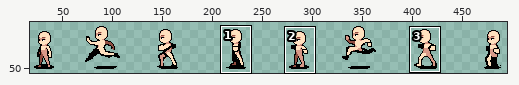
Two versions of one sprite sheet, public/assets/Characters/Human/Inworld/Move/West/sheet.png. Above, an overview of the earlier version with the close-up marked.
Close-up. Old version:
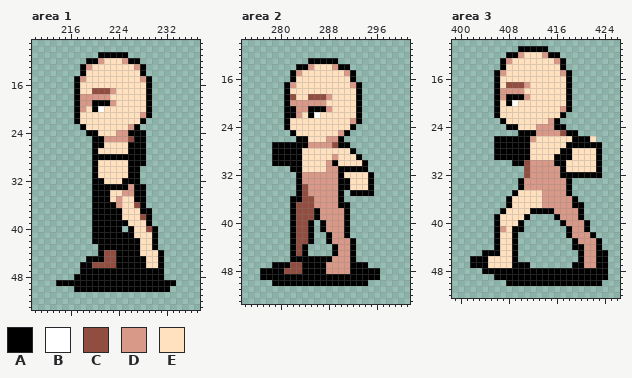
The file is 512x64 pixels. Shown: area 1: x 210..237, y 9..53; area 2: x 274..301, y 10..53; area 3: x 399..426, y 10..52. The wide view leaves out empty margins. The commit also changed other parts of the picture, which this record leaves out.
Palette (. is transparent): A #000000  B #ffffff  C #914d40  D #d89988  E #ffe1bf
Pixels before, area 1, first column x 214:
11 .......AAAAA........
12 .....AADEEEDAA......
13 ....ADEEEEEEEDA.....
14 ....AEEEEEEEEEA.....
15 ...ADEEEEEEEEEDA....
16 ...AEEEEEEEEEEEA....
17 ...AEECCCDEEEEEA....
18 ...ADDDDDEEEEEEA....
19 ...ADDAAADEEEEEA....
20 ...ADEABEEEEEEEA....
21 ...AEEEEEEEEEEDA....
22 ...AEEEEEEEEEEA.....
23 ....AEEEEEEEDA......
24 .....AAEEEDDAAA.....
25 ......AADDDDCAA.....
26 ......AAEEEEAAA.....
27 ......AEEEEEAAA.....
28 ......AAAAAAAAA.....
29 ......AEEEEEAAA.....
30 ......AEEEEEAA......
31 ......AEEEEEAA......
32 ......AAEEEAAA......
33 ......AAAAAADAA.....
34 ......AAAEEDDAA.....
35 ......AAAEDEEAA.....
36 ......AAAADEECA.....
37 ......AAAAAEEEAA....
38 ......AAAAAEEECA....
39 ......AAAAAAEEEA....
40 ......AAAAA.AEECA...
41 ......AAAAAAAEEEA...
42 ......AAAAAAAAEEA...
43 .......AAAAAAAEEA...
44 .......ACCAAAAEEEA..
45 .....AAACCAAAAAEEA..
46 ....AACCCCAAAAAEEA..
47 ....AAAAAAAAAAAAAA..
48 ...AAAAAAAAAAAAAAA..
49 AAAAAAAAAAAAAAAAAAAA
50 ...AAAAAAAAAAAAAAAA.
Pixels before, area 2, first column x 277:
13 ........AAAAA.......
14 ......AADEEEDAA.....
15 .....ADEEEEEEEDA....
16 .....AEEEEEEEEEA....
17 ....ADEEEEEEEEEDA...
18 ....AEEEEEEEEEEEA...
19 ....ACEECCCDEEEEA...
20 ....ADDDDDDEEEEEA...
21 ....AADDAAADEEEEA...
22 ....AADEABEEEEEEA...
23 ....AEEEEEEEEEEDA...
24 ....AEEEEEEEEEEA....
25 .....AEEEEEEEDA.....
26 ......AAEEEDDA......
27 ..AAAAAADDDDCAA.....
28 ..AAAAAEEEEEEEEA....
29 ..AAAAAEEEEEDEEEA...
30 ..AAAAAEEEEDAEEEEA..
31 .....AAEEEEDDAAAAA..
32 ......ADDDDDDAEEEEA.
33 ......ADDDDDDAAEEEA.
34 ......ACDDDDDAAEEEA.
35 ......ACDDDDDA.AAAA.
36 .....AACCDDDDA......
37 .....ACCCDDDDAA.....
38 .....ACCCADDDDA.....
39 .....ACCCADDDDA.....
40 .....ACCA.ADDDA.....
41 .....ACCA.ADDDA.....
42 .....ACCA..ADDA.....
43 .....ACCA..ADDDA....
44 .....ACA....ADDA....
45 .....ACA....ADDA....
46 .....AAAAAAADDDA....
47 ..AAACCAAAADDDDAAA..
48 AAAACCCAAAADDDDAAAAA
49 AAAAAAAAAAAAAAAAAAAA
50 ..AAAAAAAAAAAAAAAA..
Pixels before, area 3, first column x 402:
11 ........AAAAA..........
12 ......AADEEEDAA........
13 .....ADEEEEEEEDA.......
14 .....AEEEEEEEEEA.......
15 ....ADEEEEEEEEEDA......
16 ....AEEEEEEEEEEEA......
17 ....AECCCDEEEEEEA......
18 ....ADDDDEEEEEEEA......
19 ....ADAAADEEEEEEA......
20 ....AEABEEEEEEEEA......
21 ....AEEEEEEEEEEDA......
22 ....AEEEEEEEEEEA.......
23 .....AEEEEEEEDA........
24 ......AAEEEDDDAA.......
25 ........AAADDDDCAA.....
26 ....AAAAAADEEEEEEAAAE..
27 ....AAAAAAEEEEEEAAAAAA.
28 ....AAAAAAEEEEEAAEEEEA.
29 ....AAAAAAEEEEAAAEEEEA.
30 .......AACDDDDAAEEEEEA.
31 .........CDDDDDAEEEEEA.
32 .........CDDDDDAAAAAAA.
33 ........ADDDDDDDA......
34 ........ADDDDDDDA......
35 .......AEEEEDDDDA......
36 ......AEEEEEDDDDDA.....
37 ......AEEEEEDDDDDAA....
38 .....AEEEEAAAADDDDA....
39 ....AEEEEA....ADDDA....
40 ....AEEEA......ADDDA...
41 ....ADEAA.......ADDA...
42 ....AEEA........ADDDA..
43 ....AEEA.........ADDDA.
44 ....AEEA.........AADDA.
45 ..AAAEEA..........ADDAA
46 AAAEEEEA..........ADDAA
47 AAAEEEEAAA.......AADDAA
48 ..AAAAAAAAAAAAAAAAAAAAA
49 ....AAAAAAAAAAAAAAAAAAA
50 ......AAAAAAAAAAAAAAAA.
New version:
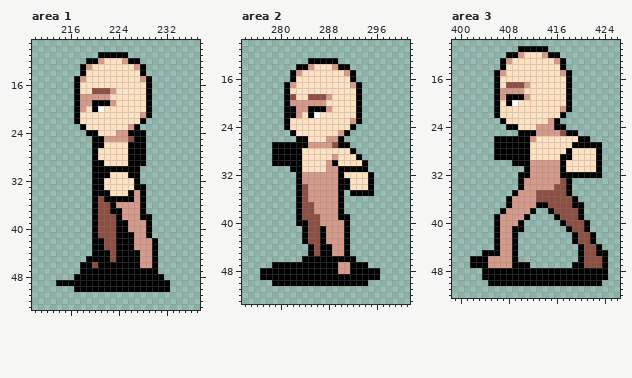
The exact change:
Area 1:
y 28: x 221..225 AAAAA -> EEEEE
y 29: x 221 E -> A
y 30: x 221..225 EEEEE -> AAAAA
y 31: x 221..222 EE -> AA
y 32: x 225..226 AA -> EE
y 33: x 222..226 AAAAD -> EEEEE
y 34: x 225..227 DDA -> EAD
y 35: x 221 A -> C; x 223..227 EDEEA -> AAAAD
y 36: x 221..222 AA -> CC; x 225..227 EEC -> DDD
y 37: x 221..222 AA -> CC; x 225..227 EEE -> DDD; x 229 A -> .
y 38: x 221..223 AAA -> CCC; x 225..228 EEEC -> DDDA
y 39: x 221..223 AAA -> CCC; x 226..228 EEE -> DDD
y 40: x 221..223 AAA -> CCC; x 225..230 .AEECA -> ADDDA.
y 41: x 221..223 AAA -> CCC; x 227..230 EEEA -> DDA.
y 42: x 222..223 AA -> CC; x 227..229 AEE -> DDD
y 43: x 220 . -> A; x 222..223 AA -> CC; x 227..229 AEE -> DDD
y 44: x 220 . -> A; x 222 C -> A; x 228..231 EEEA -> DDA.
y 45: x 222 C -> A; x 228..231 AEEA -> DDA.
y 46: x 221..223 CCC -> AAA; x 228..231 AEEA -> DDA.
y 47: x 231 A -> .
y 49: x 233 A -> .
Area 2:
y 36: x 282 A -> .; x 285 C -> D
y 37: x 282..283 AC -> .A; x 291 A -> .
y 38: x 282..283 AC -> .A; x 286 A -> D; x 290..291 DA -> A.
y 39: x 282..283 AC -> .A; x 286 A -> C; x 290 D -> A
y 40: x 282..287 ACCA.A -> .AACCD
y 41: x 282..286 ACCA. -> ..ACC
y 42: x 282..288 ACCA..A -> ..ACCAD
y 43: x 282..288 ACCA..A -> ..ACCAD; x 291..292 DA -> A.
y 44..45: x 282..289 ACA....A -> ...ACAAD; x 291..292 DA -> A.
y 46: x 282..283 AA -> ..; x 289..291 DDD -> AAA
y 47: x 282..283 CC -> AA; x 288..289 DD -> AA
y 48: x 281..283 CCC -> AAA; x 288..289 DD -> AA
Area 3:
y 26: x 419 A -> E; x 422 E -> .
y 27: x 418 A -> E
y 28: x 417 A -> E
y 29: x 416 A -> E
y 30: x 411 C -> A; x 416 A -> D
y 31: x 411 C -> A
y 32: x 410..411 .C -> AA
y 33: x 417 D -> C
y 34: x 416..417 DD -> CC
y 35: x 410..417 EEEEDDDD -> DDDCCCCC
y 36: x 409..418 EEEEEDDDDD -> DDDDCCCCCC
y 37: x 409..418 EEEEEDDDDD -> DDDDAACCCC
y 38: x 408..411 EEEE -> DDDD; x 413..414 AA -> ..; x 416..419 DDDD -> CCCC
y 39: x 407..410 EEEE -> DDDD; x 417..419 DDD -> CCC
y 40: x 407..409 EEE -> DDD; x 418..420 DDD -> CCC
y 41: x 408 E -> D; x 419..420 DD -> CC
y 42: x 407..408 EE -> DD; x 418..421 ADDD -> .ACC
y 43: x 407..408 EE -> DD; x 420..423 DDDA -> CCA.
y 44: x 407..408 EE -> DD; x 419 A -> .; x 421..422 DD -> CC
y 45: x 407..408 EE -> DD; x 421..422 DD -> CC
y 46..47: x 405..408 EEEE -> DDDD; x 421..423 DDA -> CCC
y 49: x 404..405 .. -> AA
y 50: x 405..407 ... -> AAA
